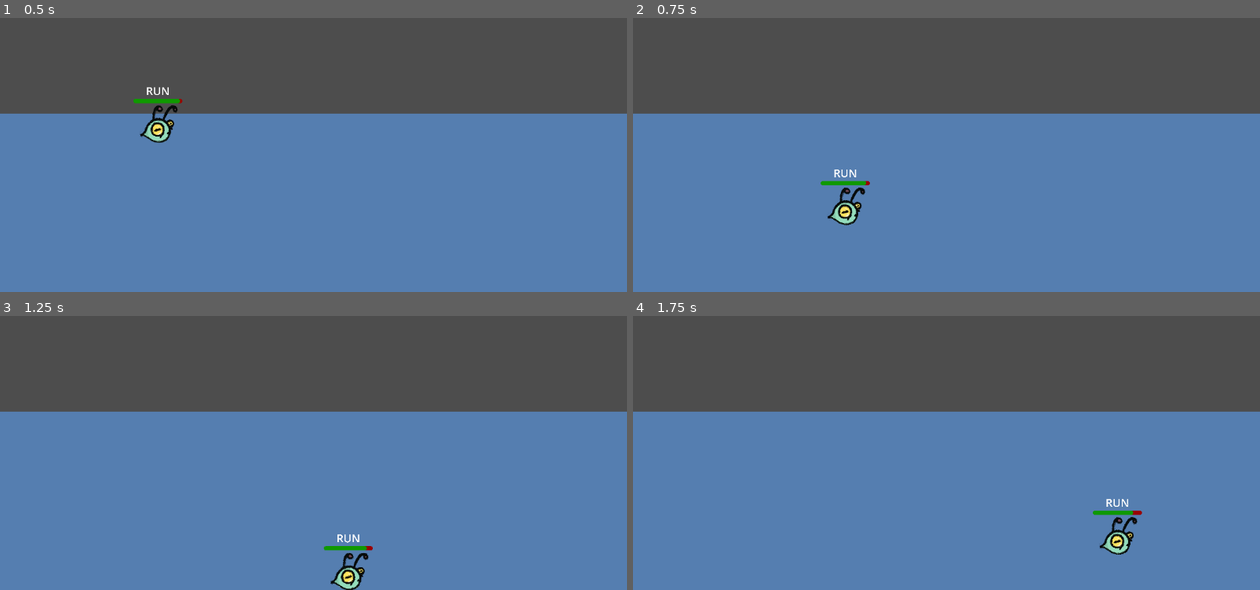
Above: before the commit, frames 1-4 (two rows, left to right).
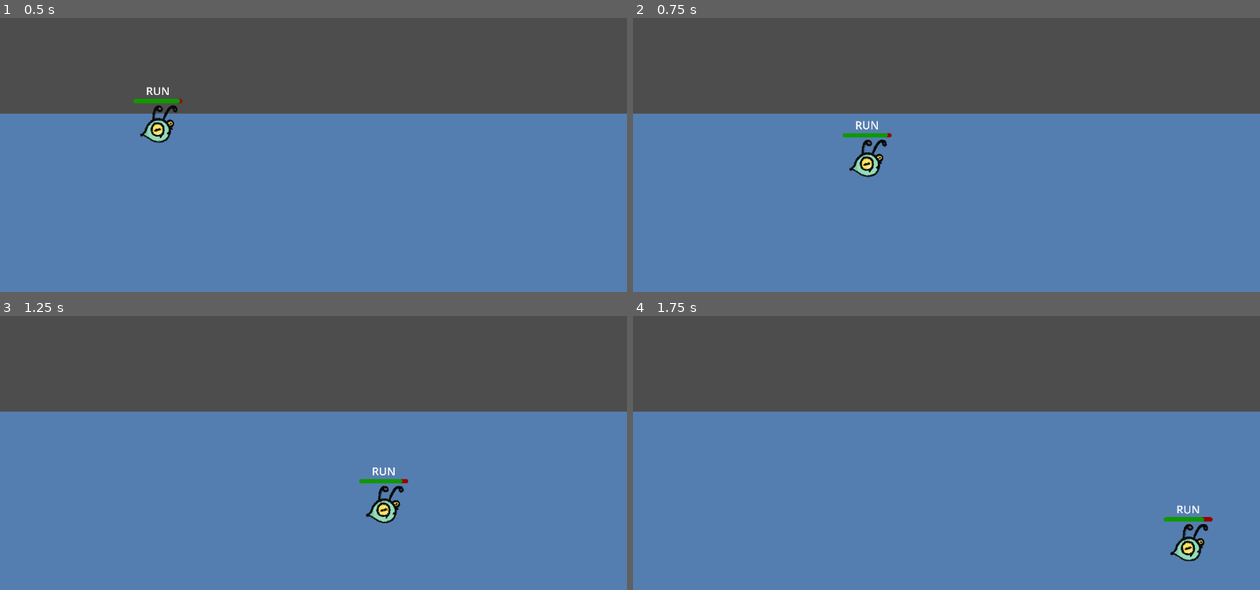
Above: after the commit, the same moments.

Repository: alexeiMikhail/evo
Game: Godot game, scene res://water_and_air_level.tscn
Two runs of this game, one before a commit and one after it. Both use one fixed random seed, a clock stepped at 60 frames per second and the inputs below.
Inputs:
- Up to frame 1 (0.5 s): no input
- Up to frame 2 (0.75 s): hold Right (move_right) from 0.53 s (still down); tap Shift (dash) at 0.6 s
- Up to frame 3 (1.25 s): keep holding Right (move_right); tap Up (jump) at 0.77 s
- Up to frame 4 (1.75 s): keep holding Right (move_right); tap Shift (dash) at 1.35 s; tap Up (jump) at 1.52 s

Frame 1 is identical in both runs. In frame 2, 1.3% of the frame differs, in the area x 29-42%, y 37-76%; in frame 3, 1.3%; in frame 4, 1.3%, in the area x 73-93%, y 66-90%.

Commit message:
Implement alien dash movement

Diff:
--- a/alien.gd
+++ b/alien.gd
@@ -5,12 +5,17 @@
 @onready var progress_bar: ProgressBar = %ProgressBar
 @onready var sprite_2d: Sprite2D = %Sprite2D
 @onready var label: Label = %Label
+@onready var dash_timer: Timer = %DashTimer
 
 enum States {RUN, FLY, SWIM, COUNT}
 @export var state: States
 
 var in_water: bool = false
+var is_dashing: bool = false
+var dash_direction: int = 1
 
+
+const DASH_SPEED = 800.0
 const SPEED = 500.0
 const JUMP_VELOCITY = -400.0
 
@@ -24,12 +29,19 @@
 
 
 func _physics_process(delta: float) -> void:
-	if state == States.RUN:
+	if Input.is_action_just_pressed("dash"):
+		initiate_dash()
+	if is_dashing:
+		velocity.x = DASH_SPEED * dash_direction
+		velocity.y = 0
+		move_and_slide()
+		return
+	elif state == States.SWIM:
+		swim(delta)
+	elif state == States.FLY:
+		fly(delta)
+	elif state == States.RUN:
 		run(delta)
-	if state == States.SWIM:
-		swim(delta)
-	if state == States.FLY:
-		fly(delta)
 
 func change_state():
 	state = (state + 1) % States.COUNT
@@ -95,3 +107,15 @@
 		velocity.x = move_toward(velocity.x, 0, SPEED)
 
 	move_and_slide()
+
+func initiate_dash():
+	is_dashing = true
+	dash_timer.start()
+	if sprite_2d.flip_h:
+		dash_direction = -1
+	else:
+		dash_direction = 1
+
+
+func _on_dash_timer_timeout() -> void:
+	is_dashing = false
--- a/alien.tscn
+++ b/alien.tscn
@@ -66,4 +66,10 @@
 text = "text"
 horizontal_alignment = 1
 
+[node name="DashTimer" type="Timer" parent="."]
+unique_name_in_owner = true
+wait_time = 0.2
+one_shot = true
+
 [connection signal="timeout" from="ChangeTimer" to="." method="change_state"]
+[connection signal="timeout" from="DashTimer" to="." method="_on_dash_timer_timeout"]
Not shown, added: assets/evo tilemap v1.png.import
